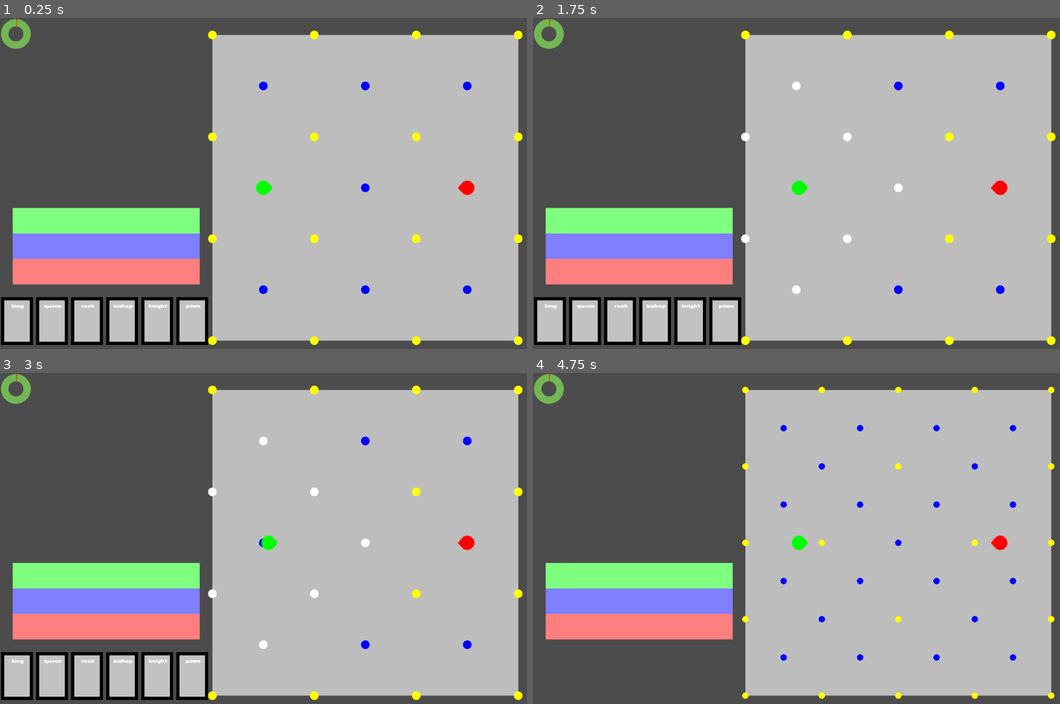
Above: before the commit, frames 1-4 (two rows, left to right).
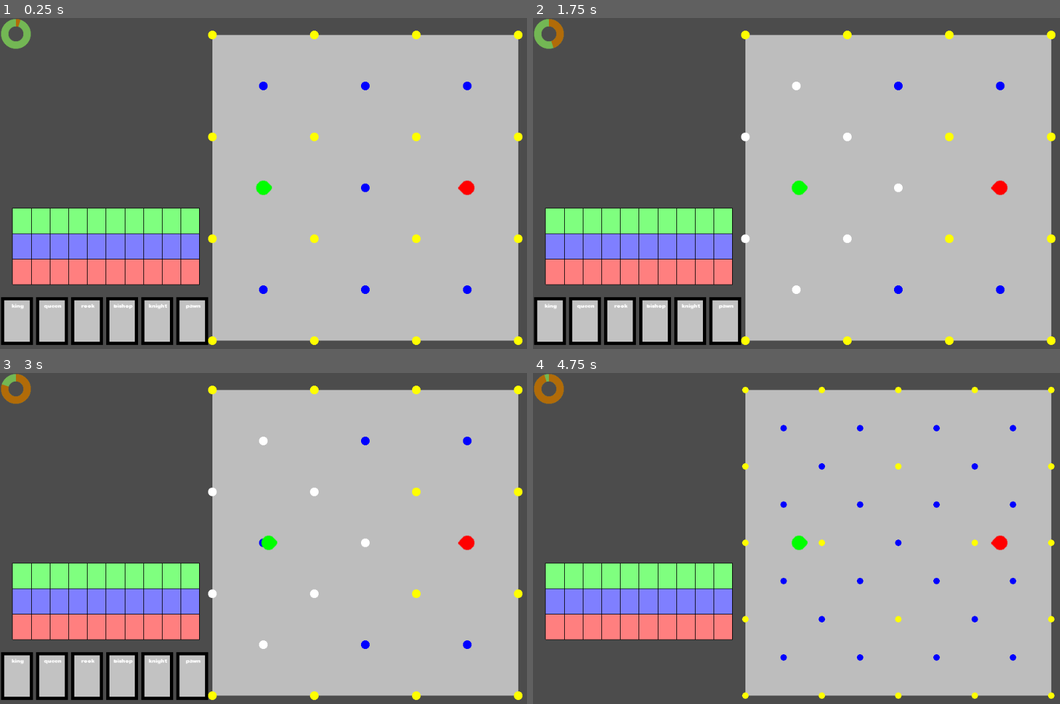
Above: after the commit, the same moments.

Repository: Pe3Hu/kanikani
Game: Godot game, scene res://scenes/Game.tscn
The game is run twice, just before and just after one commit, with the same random seed, the same clock (stepped at 60 frames per second) and the same inputs.
Inputs (mouse positions are in pixels of both pictures, inside the frame that each line leads up to):
- Up to frame 1 (0.25 s): no input
- Up to frame 2 (1.75 s): click (548, 322) at 0.52 s; tap Enter at 1.25 s; move the mouse to (917, 170) at 1.27 s; hold D from 1.28 s (still down); tap Q at 1.35 s; click (917, 170) at 1.42 s
- Up to frame 3 (3 s): tap Space at 2 s; move the mouse to (158, 558) at 2.02 s; release D at 2.03 s; hold S 2.03-2.78 s; tap Q at 2.1 s; click (158, 558) at 2.17 s; tap Enter at 2.75 s; move the mouse to (316, 468) at 2.77 s; hold D from 2.78 s (still down); tap E at 2.85 s; click (316, 468) at 2.92 s
- Up to frame 4 (4.75 s): tap Q at 3.05, 3.8, 4.35 s; move the mouse to (770, 611) at 3.52 s; release D at 3.53 s; hold W 3.53-4.28 s; tap 1 at 3.6 s; click (770, 611) at 3.67 s; tap Space at 4.25 s; move the mouse to (959, 594) at 4.27 s; hold A from 4.28 s (still down); click (959, 594) at 4.42 s

The runs differ from the first frame. In frame 1, 0.8% of the frame differs, in the area x 2-38%, y 0-81%; in frame 2, 0.9%; in frame 3, 1.0%; in frame 4, 1.1%, in the area x 0-38%, y 0-81%.

Commit message:
update version 0.0031
1. Dent class added
2. Timeline tick added

Diff:
--- a/scenes/Game.tscn
+++ b/scenes/Game.tscn
@@ -10,12 +10,13 @@
 
 [node name="Timer" type="Timer" parent="."]
 wait_time = 0.05
+autostart = true
 
 [node name="TimeBar" type="TextureProgress" parent="."]
 margin_right = 240.0
 margin_bottom = 240.0
 rect_scale = Vector2( 0.25, 0.25 )
-max_value = 60.0
+max_value = 20.0
 value = 1.0
 texture_under = ExtResource( 1 )
 texture_progress = ExtResource( 1 )
--- a/scripts/Classes_0.gd
+++ b/scripts/Classes_0.gd
@@ -224,3 +224,14 @@
 				if d < Global.num.ballroom.a/2:
 					obj.current.dot = dot
 					return
+
+class Sorter:
+	static func sort_ascending(a, b):
+		if a.value < b.value:
+			return true
+		return false
+
+	static func sort_descending(a, b):
+		if a.value > b.value:
+			return true
+		return false
--- a/scripts/Classes_3.gd
+++ b/scripts/Classes_3.gd
@@ -22,17 +22,35 @@
 				var step = min(angle,obj.object.obj.feature["rotate"].current)*sign(angle)
 				obj.object.rotate_by(step)
 
-
 class Act:
 	var num = {}
-	var obj = {}
-
-	func _init(input_):
+	var vec = {}
+	var obj = {}
+	var color = {}
+
+	func _init(input_):
+		obj.cord = input_.cord
 		obj.dacner = input_.dacner
 		obj.effect = input_.effect
+		obj.timeflow = Global.obj.timeflow
 		num.time = input_.time
 		num.pause = input_.pause
-		print(num)
+		vec.position = input_.position
+		num.r = Global.num.ballroom.a/4
+		color.current = Color.white
+
+	func shift(vec_):
+		vec.position.x += vec_.x
+
+		if vec.position.x <= obj.timeflow.num.begin:
+			vec.position.x = obj.timeflow.num.begin
+
+	func die():
+		if obj.effect.word.cast == "splash":
+			obj.effect.apply()
+
+		var pause = obj.cord.dict.pause[num.pause]
+		pause.erase(self)
 
 class Cord:
 	var word = {}
@@ -47,6 +65,8 @@
 		obj.timeflow = input_.timeflow
 		color.background = Global.color.cord[word.name]
 		arr.vertex = input_.vertexs
+		num.weight = Global.num.dent.weight
+		color.line = Color.black
 		dict.pause = {}
 
 		set_vertexs()
@@ -59,26 +79,61 @@
 			if vertex != arr.vertex.front():
 				arr.vertex.append(vertex)
 
+		num.y = (arr.vertex.front().y+arr.vertex.back().y)/2
 
 	func add_act(data_):
 		if !dict.pause.keys().has(data_.pause):
 			dict.pause[data_.pause] = []
 
+		var time = data_.time
+		var x = time*Global.num.dent.x
+		data_.position = Vector2(obj.timeflow.num.begin+x,num.y)
+		data_.cord = self
 		var act = Classes_3.Act.new(data_)
 		dict.pause[data_.pause].append(act)
+		var data = {}
+		data.value = data_.pause
+		data.act = act
+		obj.timeflow.arr.timeline.append(data)
+
+class Dent:
+	var num = {}
+	var arr = {}
+	var color = {}
+
+	func _init(input_):
+		arr.vertex = []
+		arr.vertex.append(Vector2(input_.vertexs.front().x,input_.vertexs.front().y))
+		arr.vertex.append(Vector2(input_.vertexs.back().x,input_.vertexs.back().y))
+		num.weight = Global.num.dent.weight
+		color.line = Color.black
+
+	func shift(vec_):
+		for _i in arr.vertex.size():
+			arr.vertex[_i].x += vec_.x
+
+			if arr.vertex[_i].x <= Global.obj.timeflow.num.begin:
+				arr.vertex[_i].x = Global.obj.timeflow.num.end-(Global.obj.timeflow.num.begin-arr.vertex[_i].x)
 
 class Timeflow:
 	var num = {}
 	var dict = {}
+	var arr = {}
 	var obj = {}
 
 	func _init():
-		num.value = {}
-		num.value.current = 0
+		num.time = {}
+		num.time.current = 0
+		num.tick = Global.node.Timer.wait_time#*Global.node.TimeBar.max_value
+		num.shift = Global.num.dent.x*num.tick
+		print(num.shift)
+		arr.timeline = []
+		init_cords()
+		init_dents()
+
+	func init_cords():
 		dict.cord = {}
-
 		var vertex = Global.vec.timeflow.offset
-
 
 		for _i in Global.arr.cord.size():
 			vertex.y -= Global.vec.cord.size.y
@@ -88,6 +143,58 @@
 			input.vertexs = [vertex]
 			dict.cord[input.cord] = Classes_3.Cord.new(input)
 
+	func init_dents():
+		arr.dent = []
+		var x = Global.num.space.l/Global.num.dent.n
+		var input = {}
+		input.vertexs = []
+		var vertex = Global.vec.timeflow.offset
+		input.vertexs.append(vertex)
+		vertex.y -= Global.vec.cord.size.y*Global.arr.cord.size()
+		input.vertexs.append(vertex)
+		num.begin = vertex.x
+
+		for _i in Global.num.dent.n:
+			var dent = Classes_3.Dent.new(input)
+			arr.dent.append(dent)
+
+			for _j in input.vertexs.size():
+				input.vertexs[_j].x += x
+
+		num.end = input.vertexs.front().x
+
+	func tick(repeats_):
+		var timeskip = num.tick*repeats_
+		if arr.timeline.size() > 0:
+			var time = get_closest_act().value
+
+			if time < timeskip + num.time.current:
+				timeskip = time-num.time.current
+
+			num.time.current += timeskip
+			var shift = Vector2(-num.shift*timeskip/num.tick,0)
+			print(num.time.current)
+
+			for dent in arr.dent:
+				dent.shift(shift)
+
+			for timeline in arr.timeline:
+				timeline.act.shift(shift)
+
+			if time == num.time.current:
+				for timeline in arr.timeline:
+					if timeline.value == time:
+						timeline.act.die()
+						arr.timeline.erase(timeline)
+		else:
+			Global.flag.timeline = false
+
+	func get_closest_act():
+		arr.timeline.sort_custom(Classes_0.Sorter, "sort_ascending")
+		var act = arr.timeline.front()
+		return act
+
 	func add_pause(data_):
-		data_.pause = num.value.current+data_.time
+		print(data_.time)
+		data_.pause = num.time.current+data_.time
 		dict.cord[data_.cord].add_act(data_)
--- a/scripts/Game.gd
+++ b/scripts/Game.gd
@@ -34,7 +34,7 @@
 		if event.pressed and event.scancode == KEY_W:
 			Global.next_square_layer()
 		if event.pressed and event.scancode == KEY_Q:
-			Global.flag.timeflow = false
+			Global.flag.timeflow = !Global.flag.timeflow
 		if event.pressed and event.scancode == KEY_E:
 			 Global.obj.easel.use_card()
 
@@ -47,6 +47,7 @@
 func _on_Timer_timeout():
 	if Global.flag.timeflow:
 		Global.node.TimeBar.value += 1
+		Global.obj.timeflow.tick(1)
 
 		if Global.node.TimeBar.value >= Global.node.TimeBar.max_value:
 			Global.node.TimeBar.value -= Global.node.TimeBar.max_value
--- a/scripts/Global.gd
+++ b/scripts/Global.gd
@@ -46,6 +46,11 @@
 	num.space = {}
 	num.space.l = dict.window_size.width-num.ballroom.cols*num.ballroom.a-num.border.gap*3
 
+	num.dent = {}
+	num.dent.width = 0.1
+	num.dent.weight = 1
+	num.dent.n = 10
+
 	dict.r = {
 		"circle": [num.ballroom.a]
 	}
@@ -100,7 +105,7 @@
 		"champion": {
 			"hp": 1000,
 			"mp": 100,
-			"rotate": 1,
+			"rotate": 0.1,
 			"move": 1,
 			"irritant": 1
 		},
@@ -151,6 +156,7 @@
 	arr.cord = ["slow","standart","fast"]
 
 func init_node():
+	node.Timer = get_node("/root/Game/Timer")
 	node.TimeBar = get_node("/root/Game/TimeBar")
 	node.Game = get_node("/root/Game")
 	node.Hand = get_node("/root/Game/Easel/Hand")
@@ -159,7 +165,7 @@
 func init_flag():
 	flag.click = false
 	flag.stop = false
-	flag.timeflow = true
+	flag.timeflow = false
 
 func init_vec():
 	vec.ballroom = {}
@@ -185,6 +191,7 @@
 
 	vec.cord = {}
 	vec.cord.size = Vector2(num.space.l,num.ballroom.a)
+	num.dent.x = vec.cord.size.x/num.dent.n
 
 func init_color():
 	color.cord = {
--- a/scripts/TimeflowDraw.gd
+++ b/scripts/TimeflowDraw.gd
@@ -6,7 +6,22 @@
 		for key in Global.obj.timeflow.dict.cord.keys():
 			var cord = Global.obj.timeflow.dict.cord[key]
 			draw_polygon(cord.arr.vertex, PoolColorArray([cord.color.background]))
-			#vec.timeflow.offset
+			draw_line(cord.arr.vertex[0],cord.arr.vertex[1],cord.color.line,cord.num.weight)
+			draw_line(cord.arr.vertex[1],cord.arr.vertex[2],cord.color.line,cord.num.weight)
+			draw_line(cord.arr.vertex[3],cord.arr.vertex[0],cord.color.line,cord.num.weight)
+
+			if key == "slow":
+				draw_line(cord.arr.vertex[2],cord.arr.vertex[3],cord.color.line,cord.num.weight)
+
+			for pause in cord.dict.pause.keys():
+				for act in cord.dict.pause[pause]:
+					draw_circle(act.vec.position, act.num.r, act.color.current)
+
+		for dent in Global.obj.timeflow.arr.dent:
+			draw_line(dent.arr.vertex.front(),dent.arr.vertex.back(),dent.color.line,dent.num.weight)
+
+
 
 func _process(delta):
+
 	update()
